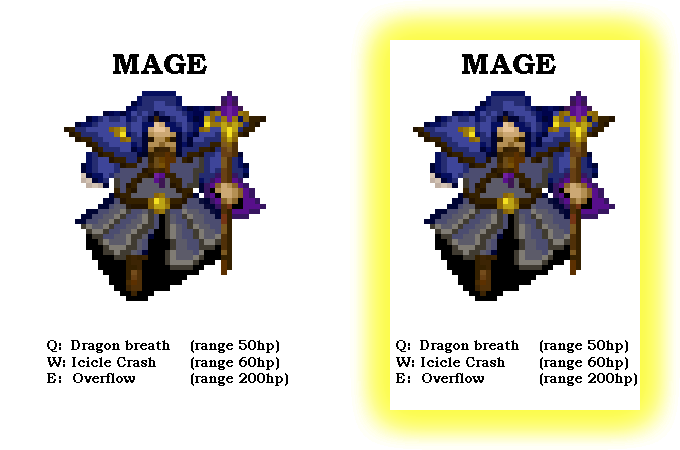
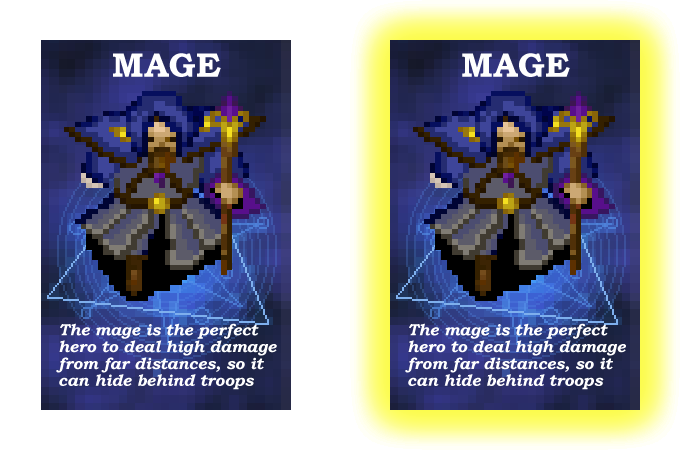
The second 680 x 450 image is a revision of the first. Changes to its layers:
added group "OnMouse" with 4 layers above "Standby" over [390, 40, 640, 410]
moved "Q: Dragon breath (range 50hp) W: Icicle Crash (range 60hp) copia" into group "OnMouse", painted on it over [396, 54, 637, 386]
added layer "MAGE copia" in group "OnMouse" over [462, 53, 570, 77]
added layer "The mage is the perfect hero to deal high damage from far dista copia" in group "OnMouse" over [405, 323, 626, 390]
added layer "Capa 3 copia" in group "OnMouse" over [390, 40, 640, 410]
added group "Standby" with 4 layers above "Glow" over [41, 40, 291, 410]
added layer "MAGE" in group "Standby" over [113, 53, 221, 77]
moved "Q: Dragon breath (range 50hp) W: Icicle Crash (range 60hp)" into group "Standby", painted on it over [47, 54, 288, 386]
added layer "The mage is the perfect hero to deal high damage from far dista" in group "Standby" over [56, 323, 277, 390]
added layer "Capa 3" in group "Standby" over [41, 40, 291, 410]
